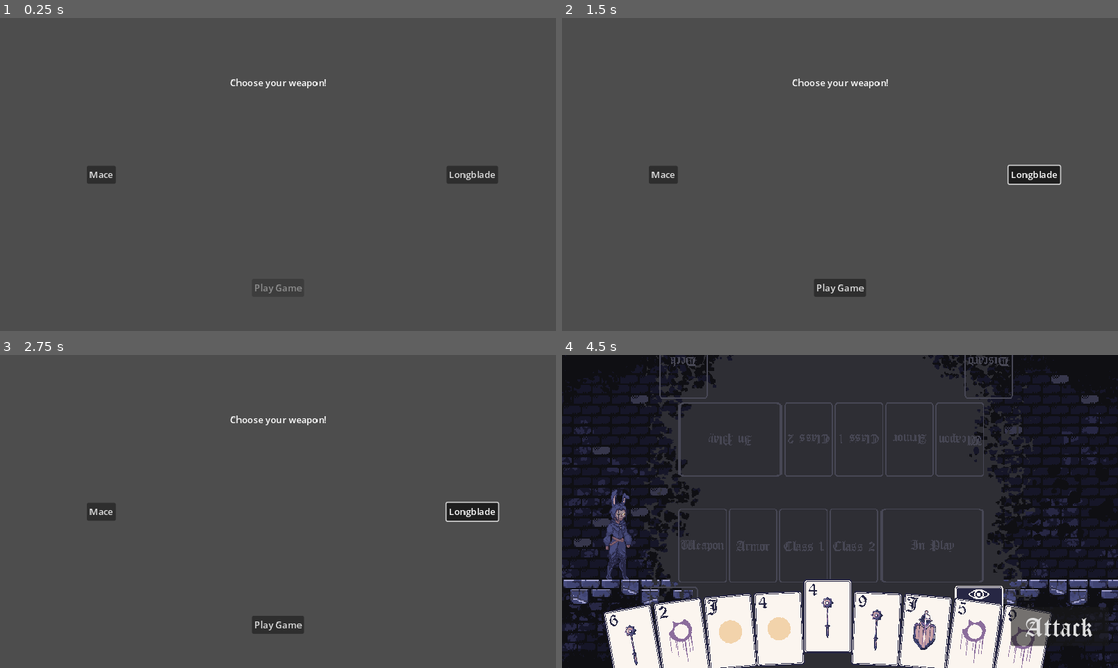
Above: before the commit, frames 1-4 (two rows, left to right).
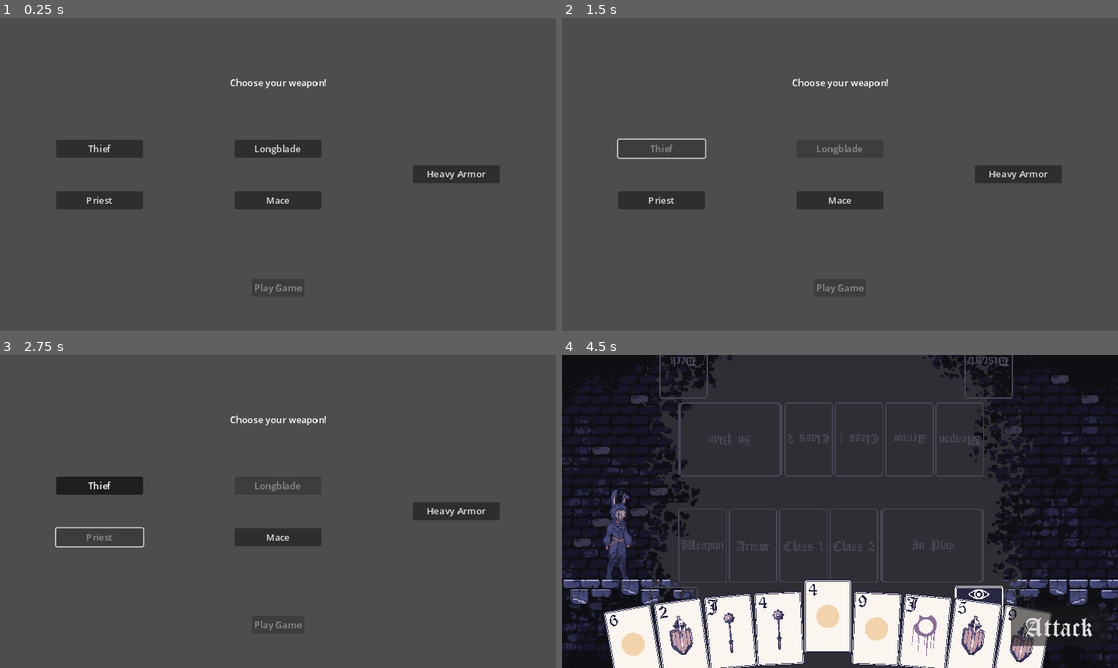
Above: after the commit, the same moments.

Repository: grahamcr4cker/PracticeCards
Game: Godot game, scene res://main_menu.tscn
Same seed, same stepped clock (60 frames per second), same inputs: the game is played once before the commit and once after it.
Inputs (mouse positions are in pixels of both pictures, inside the frame that each line leads up to):
- Up to frame 1 (0.25 s): no input
- Up to frame 2 (1.5 s): click "Longblade" at 0.5 s; click (662, 149) at 1.25 s, where only the run after the commit has a clickable "Thief"
- Up to frame 3 (2.75 s): click (100, 536) at 2 s, where only the run after the commit has a clickable "Priest"
- Up to frame 4 (4.5 s): click "Mace" at 2.75 s; click (1017, 511) at 3.5 s, where only the run after the commit has a clickable "Heavy Armor"; click "Play Game" at 4.25 s

The runs differ from the first frame. In frame 1, 4.2% of the frame differs, in the area x 10-90%, y 38-62%; in frame 2, 2.9%; in frame 3, 2.9%; in frame 4, 2.9%.

Commit message:
added new character selection for deck building

Diff:
--- a/card_library.gd
+++ b/card_library.gd
@@ -26,6 +26,16 @@
 	},
 	"cures": {
 		"type": "priest",
+		"sub_type": "class_2",
+		"cards": []
+	},
+	"shadows": {
+		"type": "thief",
+		"sub_type": "class_1",
+		"cards": []
+	},
+	"venom": {
+		"type": "thief",
 		"sub_type": "class_2",
 		"cards": []
 	}
--- a/main_menu.gd
+++ b/main_menu.gd
@@ -3,38 +3,65 @@
 
 var player_suites := []
 @onready var play_game := $"Play Game"
-@onready var heavy_armor_button := $"Heavy Armor Option"
-@onready var longblad_button := $"Longblade Option"
-@onready var mace_button := $"Mace Option"
+@onready var heavy_armor_button := $"Selection Wrapper/Armor Selection/Heavy Armor Option"
+@onready var longblade_button := $"Selection Wrapper/Weapon Selection/Longblade Option"
+@onready var mace_button := $"Selection Wrapper/Weapon Selection/Mace Option"
+@onready var priest_button := $"Selection Wrapper/Class Selection/Priest Option"
+@onready var thief_button := $"Selection Wrapper/Class Selection/Thief Option"
 
 
 func _process(delta):
-	if player_suites.size() == 0:
+	if player_suites.size() == 4:
+		play_game.disabled = false
+	else:
 		play_game.disabled = true
-	else:
-		play_game.disabled = false
 
 
 func _on_heavy_armor_option_toggled(button_pressed):
 	if button_pressed:
 		player_suites.append("heavyarmor")
-	else:
-		player_suites.erase("heavyarmor")
+		heavy_armor_button.disabled = true
+		print(player_suites)
 
 
 func _on_longblade_option_toggled(button_pressed):
 	if button_pressed:
 		player_suites.append("longblade")
-	else:
-		player_suites.erase("longblade")
+		player_suites.erase("mace")
+		longblade_button.disabled = true
+		mace_button.disabled = false
+		print(player_suites)
 
 
 func _on_mace_option_toggled(button_pressed):
 	if button_pressed:
 		player_suites.append("mace")
-	else:
-		player_suites.erase("mace")
+		player_suites.erase("longblade")
+		mace_button.disabled = true
+		longblade_button.disabled = false
+		print(player_suites)
 
+
+func _on_thief_option_toggled(button_pressed):
+	if button_pressed:
+		player_suites.append("shadows")
+		player_suites.append("venom")
+		player_suites.erase("suns")
+		player_suites.erase("cures")
+		thief_button.disabled = true
+		priest_button.disabled = false
+		print(player_suites)
+
+
+func _on_priest_option_toggled(button_pressed):
+	if button_pressed:
+		player_suites.append("suns")
+		player_suites.append("cures")
+		player_suites.erase("shadows")
+		player_suites.erase("venom")
+		priest_button.disabled = true
+		thief_button.disabled = false
+		print(player_suites)
 
 func _on_play_game_pressed():
 	for suite in player_suites:
@@ -45,11 +72,16 @@
 				add_cards_to_player_deck(CardLibrary.suits["longblade"].cards)
 			"mace":
 				add_cards_to_player_deck(CardLibrary.suits["mace"].cards)
+			"suns":
+				add_cards_to_player_deck(CardLibrary.suits["suns"].cards)
+			"cures":
+				add_cards_to_player_deck(CardLibrary.suits["cures"].cards)
+			"shadows":
+				add_cards_to_player_deck(CardLibrary.suits["shadows"].cards)
+			"venom":
+				add_cards_to_player_deck(CardLibrary.suits["venom"].cards)
 			_:
 				pass
-	add_cards_to_player_deck(CardLibrary.suits["heavyarmor"].cards)
-	add_cards_to_player_deck(CardLibrary.suits["suns"].cards)
-	add_cards_to_player_deck(CardLibrary.suits["cures"].cards)
 	PlayerDeckChoices.shuffle_deck()
 	get_tree().change_scene_to_file("res://combat_dungeon.tscn")
 
--- a/main_menu.tscn
+++ b/main_menu.tscn
@@ -24,51 +24,6 @@
 grow_horizontal = 2
 text = "Choose your weapon!"
 
-[node name="Heavy Armor Option" parent="." instance=ExtResource("2_c5g1y")]
-visible = false
-layout_mode = 1
-anchors_preset = 4
-anchor_top = 0.5
-anchor_bottom = 0.5
-offset_left = 100.0
-offset_top = -15.5
-offset_right = 210.0
-offset_bottom = 15.5
-grow_vertical = 2
-toggle_mode = true
-text = "Heavy Armor"
-
-[node name="Longblade Option" parent="." instance=ExtResource("2_c5g1y")]
-layout_mode = 1
-anchors_preset = 6
-anchor_left = 1.0
-anchor_top = 0.5
-anchor_right = 1.0
-anchor_bottom = 0.5
-offset_left = -189.0
-offset_top = -15.5
-offset_right = -100.0
-offset_bottom = 15.5
-grow_horizontal = 0
-grow_vertical = 2
-toggle_mode = true
-text = "Longblade
-"
-
-[node name="Mace Option" parent="." instance=ExtResource("2_c5g1y")]
-layout_mode = 1
-anchors_preset = 4
-anchor_top = 0.5
-anchor_bottom = 0.5
-offset_left = 150.0
-offset_top = -15.5
-offset_right = 200.0
-offset_bottom = 15.5
-grow_vertical = 2
-toggle_mode = true
-text = "Mace
-"
-
 [node name="Play Game" type="Button" parent="."]
 layout_mode = 1
 anchors_preset = 7
@@ -84,7 +39,79 @@
 grow_vertical = 0
 text = "Play Game"
 
-[connection signal="toggled" from="Heavy Armor Option" to="." method="_on_heavy_armor_option_toggled"]
-[connection signal="toggled" from="Longblade Option" to="." method="_on_longblade_option_toggled"]
-[connection signal="toggled" from="Mace Option" to="." method="_on_mace_option_toggled"]
+[node name="Selection Wrapper" type="HBoxContainer" parent="."]
+layout_mode = 1
+anchors_preset = 14
+anchor_top = 0.5
+anchor_right = 1.0
+anchor_bottom = 0.5
+offset_top = -60.0
+offset_bottom = 60.0
+grow_horizontal = 2
+grow_vertical = 2
+alignment = 1
+
+[node name="Class Selection" type="VBoxContainer" parent="Selection Wrapper"]
+custom_minimum_size = Vector2(150, 0)
+layout_mode = 2
+alignment = 1
+
+[node name="Thief Option" parent="Selection Wrapper/Class Selection" instance=ExtResource("2_c5g1y")]
+layout_mode = 2
+toggle_mode = true
+text = "Thief"
+
+[node name="HSpacer" type="Control" parent="Selection Wrapper/Class Selection"]
+custom_minimum_size = Vector2(0, 50)
+layout_mode = 2
+
+[node name="Priest Option" parent="Selection Wrapper/Class Selection" instance=ExtResource("2_c5g1y")]
+layout_mode = 2
+toggle_mode = true
+text = "Priest"
+
+[node name="VSpacer" type="Control" parent="Selection Wrapper"]
+custom_minimum_size = Vector2(150, 0)
+layout_mode = 2
+
+[node name="Weapon Selection" type="VBoxContainer" parent="Selection Wrapper"]
+custom_minimum_size = Vector2(150, 0)
+layout_mode = 2
+alignment = 1
+
+[node name="Longblade Option" parent="Selection Wrapper/Weapon Selection" instance=ExtResource("2_c5g1y")]
+layout_mode = 2
+toggle_mode = true
+text = "Longblade
+"
+
+[node name="HSpacer" type="Control" parent="Selection Wrapper/Weapon Selection"]
+custom_minimum_size = Vector2(0, 50)
+layout_mode = 2
+
+[node name="Mace Option" parent="Selection Wrapper/Weapon Selection" instance=ExtResource("2_c5g1y")]
+layout_mode = 2
+toggle_mode = true
+text = "Mace
+"
+
+[node name="VSpacer2" type="Control" parent="Selection Wrapper"]
+custom_minimum_size = Vector2(150, 0)
+layout_mode = 2
+
+[node name="Armor Selection" type="VBoxContainer" parent="Selection Wrapper"]
+custom_minimum_size = Vector2(150, 0)
+layout_mode = 2
+alignment = 1
+
+[node name="Heavy Armor Option" parent="Selection Wrapper/Armor Selection" instance=ExtResource("2_c5g1y")]
+layout_mode = 2
+toggle_mode = true
+text = "Heavy Armor"
+
 [connection signal="pressed" from="Play Game" to="." method="_on_play_game_pressed"]
+[connection signal="toggled" from="Selection Wrapper/Class Selection/Thief Option" to="." method="_on_thief_option_toggled"]
+[connection signal="toggled" from="Selection Wrapper/Class Selection/Priest Option" to="." method="_on_priest_option_toggled"]
+[connection signal="toggled" from="Selection Wrapper/Weapon Selection/Longblade Option" to="." method="_on_longblade_option_toggled"]
+[connection signal="toggled" from="Selection Wrapper/Weapon Selection/Mace Option" to="." method="_on_mace_option_toggled"]
+[connection signal="toggled" from="Selection Wrapper/Armor Selection/Heavy Armor Option" to="." method="_on_heavy_armor_option_toggled"]
